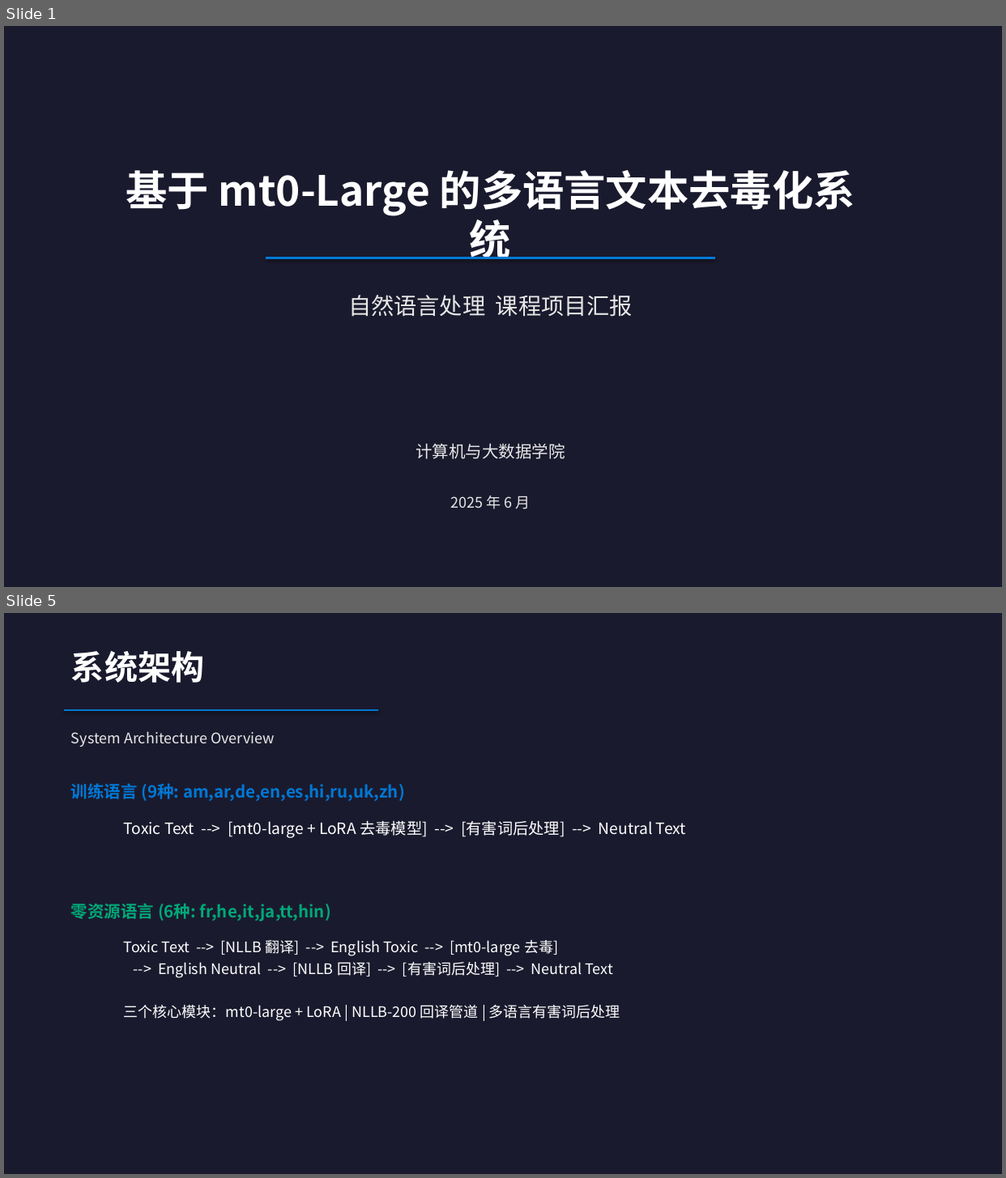
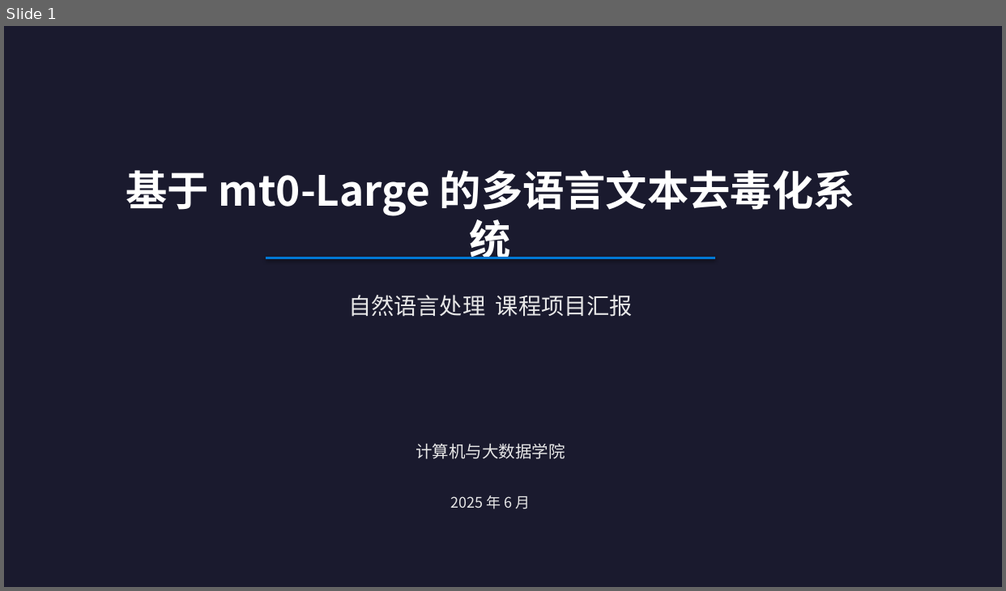
Before and after one commit to TextDetoxification/work, a slide deck: 课程项目汇报_多语言文本去毒化.pptx. Shown one above the other, each under a label of ours: slides 1 and 5 before the commit, slide 1 after it; the slides between them are not shown. The pictures are 1006x1178 and 1006x591 pixels, drawn with LibreOffice and Linux fonts; fonts in the diff are those of the drawing. Boxes give left, top, right and bottom in pixels: in the first picture for what was removed or moved away, otherwise in the second. Text is boxed around its words. In the diff, an @@ line names an element or a change of style, - is before the commit and + after.

```diff
--- a/课程项目汇报_多语言文本去毒化.pptx
+++ b/课程项目汇报_多语言文本去毒化.pptx
@@ slide 5 removed at (4,613,1002,1174), background #1A1A2E @@
@@ text removed at (71,651,204,683) @@
-系统架构
@@ line removed from (64, 710) to (378, 710) @@
@@ text removed at (71,731,275,747) @@
-System Architecture Overview
@@ text removed at (71,783,405,801) @@
-训练语言 (9种: am,ar,de,en,es,hi,ru,uk,zh)
@@ text removed at (124,820,686,838) @@
-Toxic Text --> [mt0-large + LoRA 去毒模型] --> [有害词后处理] --> Neutral Text
@@ text removed at (71,903,331,922) @@
-零资源语言 (6种: fr,he,it,ja,tt,hin)
@@ text removed at (124,940,620,1021) @@
-Toxic Text --> [NLLB 翻译] --> English Toxic --> [mt0-large 去毒]
---> English Neutral --> [NLLB 回译] --> [有害词后处理] --> Neutral Text
-三个核心模块：mt0-large + LoRA | NLLB-200 回译管道 | 多语言有害词后处理
```
Also in this commit, not shown: 8 slides changed, 2 slides added, 2 other slides removed, 2 other files.
